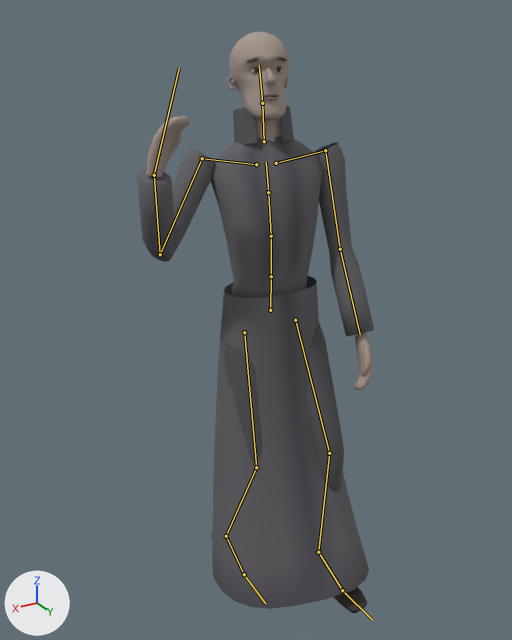
What one commit did to the glTF model assets/models/characters/marsh.glb.
Rendered twice from a 50 mm camera at (1.098, 1.698, 1.818) aimed at (0.081, 0.003, 0.97). Every picture has the same lights, and +X, +Y and +Z are marked at lower left. The picture after the commit comes second. Both versions are drawn at frame 11 of the action 'pull'; the numbers are the values there. The bones that change, and the others that lie on the model, are drawn over the model as lines.

In view in the first picture: 'Marsh'.
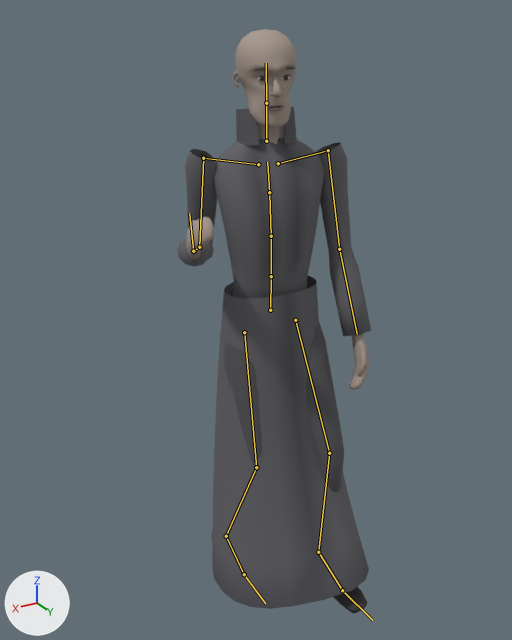
What differs and where, as boxes (x1, y1, x2, y2) in the pictures (512 x 640 px):
'Marsh', posed (18% narrower): before (137, 32, 374, 613); after (177, 29, 371, 613)
bone 'Chest', root to tip: before (271, 236) to (268, 192); after (271, 236) to (269, 192)
bone 'UpperChest', root to tip: before (268, 192) to (266, 162); after (269, 192) to (267, 162)
bone 'Neck', root to tip: before (264, 141) to (262, 103); after (266, 141) to (266, 103)
bone 'Head', root to tip: before (262, 103) to (259, 65); after (266, 103) to (266, 63)
bone 'RightUpperArm', root to tip: before (202, 158) to (160, 254); after (203, 158) to (199, 247)
bone 'RightLowerArm', root to tip: before (160, 254) to (154, 175); after (199, 247) to (193, 251)
bone 'RightHand', root to tip: before (154, 175) to (179, 68); after (193, 251) to (189, 213)

What changed in the scene script:
```text
Change bone_spine:
    where bone_spine = bpy.data.objects['Armature'].pose.bones['Spine']  # child of 'Hips'
    bone_spine.rotation_quaternion: (0.998, -0.031, -0.046, 0.0) -> (0.999, -0.021, -0.046, 0.001)  # degrees (-4, -5, 0) -> degrees (-2, -5, 0)
Change bone_chest:
    where bone_chest = bpy.data.objects['Armature'].pose.bones['Chest']  # child of 'Spine'
    bone_chest.rotation_quaternion: (0.998, -0.036, -0.054, -0.004) -> (0.998, -0.024, -0.054, -0.003)  # degrees (-4, -6, 0) -> degrees (-3, -6, 0)
Change bone_upperchest:
    where bone_upperchest = bpy.data.objects['Armature'].pose.bones['UpperChest']  # child of 'Chest'
    bone_upperchest.rotation_quaternion: (0.998, -0.036, -0.054, -0.007) -> (0.998, -0.024, -0.054, -0.006)  # degrees (-4, -6, -1) -> degrees (-3, -6, -1)
Change bone_neck:
    where bone_neck = bpy.data.objects['Armature'].pose.bones['Neck']  # child of 'UpperChest'
    bone_neck.rotation_quaternion: (1.0, -0.02, 0.0, 0.0) -> (1.0, 0.024, 0.0, 0.0)  # degrees (-2, 0, 0) -> degrees (3, 0, 0)
Change bone_head:
    where bone_head = bpy.data.objects['Armature'].pose.bones['Head']  # child of 'Neck'
    bone_head.rotation_quaternion: (1.0, -0.031, 0.0, 0.0) -> (0.999, 0.036, 0.0, 0.0)  # degrees (-3, 0, 0) -> degrees (4, 0, 0)
Change bone_rightupperarm:
    where bone_rightupperarm = bpy.data.objects['Armature'].pose.bones['RightUpperArm']  # child of 'RightShoulder'
    bone_rightupperarm.rotation_quaternion: (0.949, 0.048, 0.296, 0.099) -> (0.934, -0.212, 0.042, 0.283)  # degrees (10, 34, 15) -> degrees (-22, 11, 31)
Change bone_rightlowerarm:
    where bone_rightlowerarm = bpy.data.objects['Armature'].pose.bones['RightLowerArm']  # child of 'RightUpperArm'
    bone_rightlowerarm.rotation_quaternion: (0.477, 0.879, 0.0, 0.0) -> (0.544, 0.839, 0.0, 0.0)  # degrees (123, 0, 0) -> degrees (114, 0, 0)
Change bone_righthand:
    where bone_righthand = bpy.data.objects['Armature'].pose.bones['RightHand']  # child of 'RightLowerArm'
    bone_righthand.rotation_quaternion: (0.967, 0.255, 0.0, 0.0) -> (0.975, 0.186, 0.117, 0.022)  # degrees (30, 0, 0) -> degrees (22, 13, 5)
```
